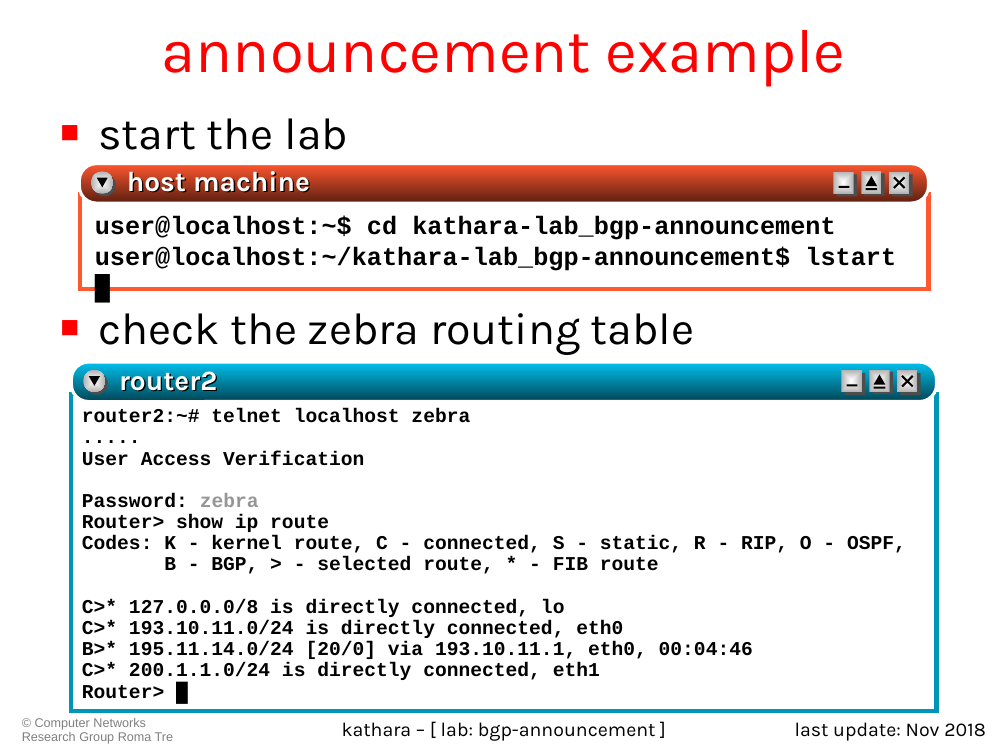
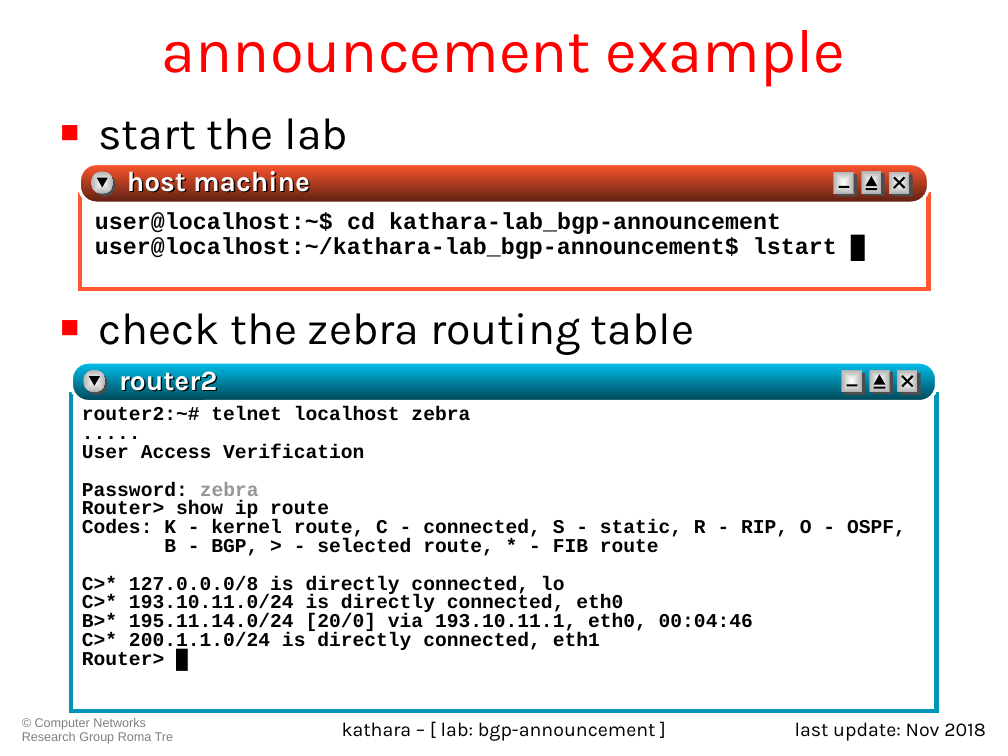
Before and after one commit to KatharaFramework/Kathara-Labs, a slide deck: slide 8 of Interdomain Routing/BGP Announcement/022-kathara-lab_bgp-announcement.ppt. Drawn at 1008x756 pixels with LibreOffice and Linux fonts; fonts in the diff are those of the drawing. Boxes give left, top, right and bottom in pixels: in the first picture for what was removed or moved away, otherwise in the second. Text is boxed around its words. In the diff, an @@ line names an element or a change of style, - is before the commit and + after.

```diff
--- a/Interdomain Routing/BGP Announcement/022-kathara-lab_bgp-announcement.ppt
+++ b/Interdomain Routing/BGP Announcement/022-kathara-lab_bgp-announcement.ppt
@@ text "user@localhost:~$ cd kathara-lab_bgp-announcement" at (95, 212, 837, 259): size 18 to 16.6 pt; line spacing 1 to 0.9 @@
@@ text "router2:~# telnet localhost zebra" at (82, 407, 906, 666): line spacing 0.9 to 0.8 @@
```
Also in this commit, not shown: 3 other slides changed, 10 other files.
